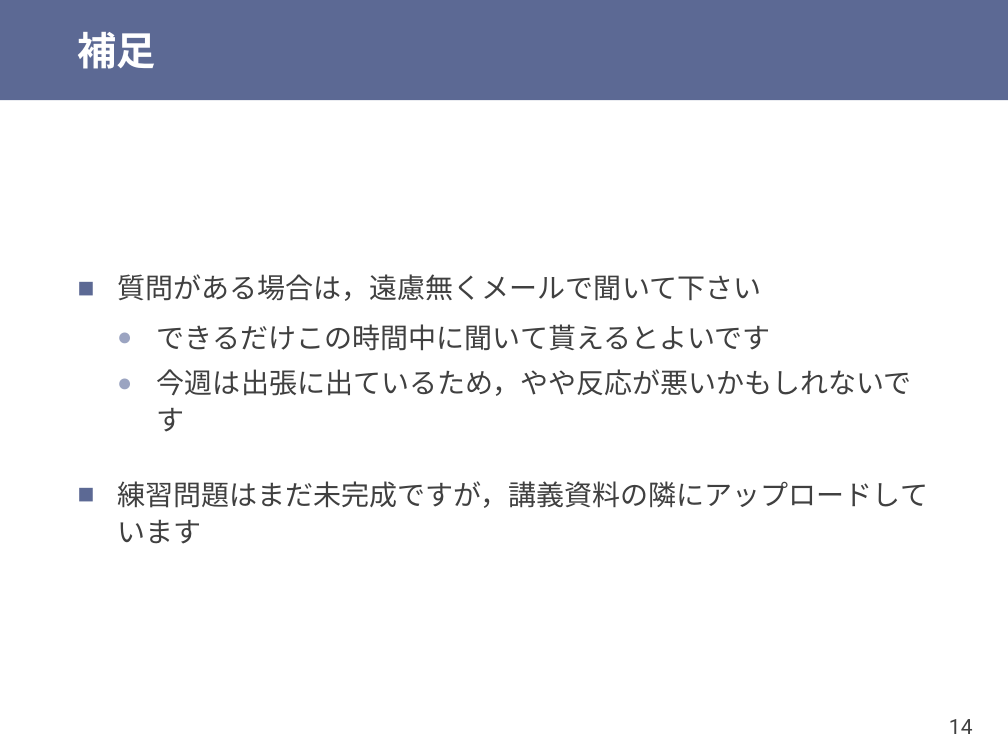
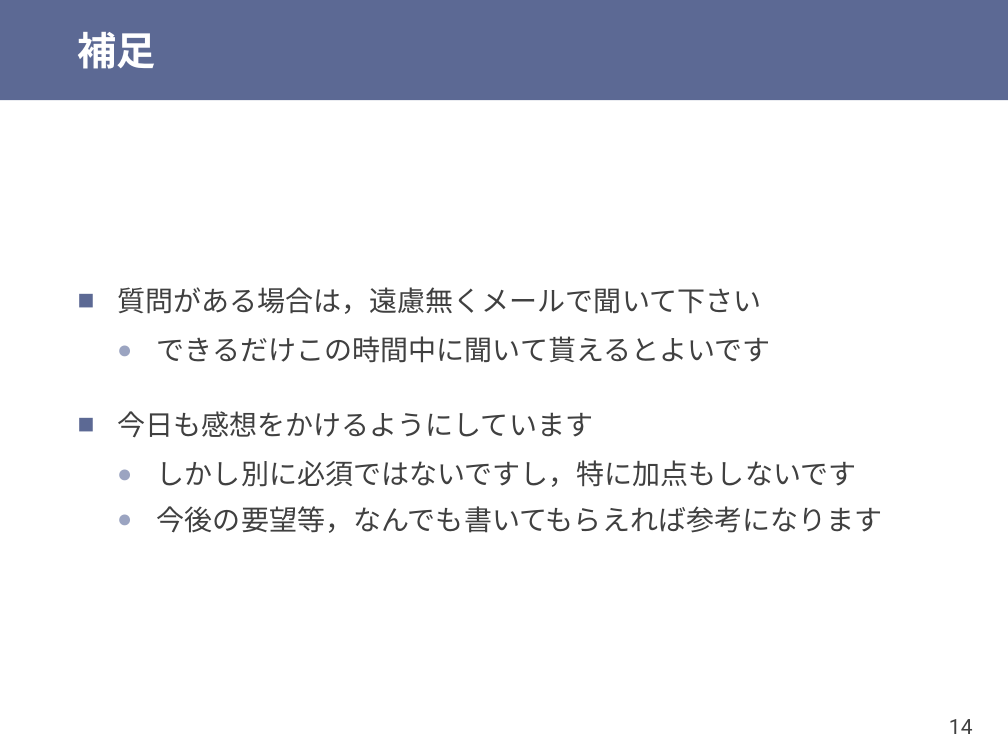
Before and after one commit to shioyadan/otya-computer-architecture-i, a slide deck: slide 14 of cai-shioya-12.pptx. Drawn at 1008x756 pixels with LibreOffice and Linux fonts; fonts in the diff are those of the drawing. Boxes give left, top, right and bottom in pixels: in the first picture for what was removed or moved away, otherwise in the second. Text is boxed around its words. In the diff, an @@ line names an element or a change of style, - is before the commit and + after.

```diff
--- a/cai-shioya-12.pptx
+++ b/cai-shioya-12.pptx
@@ text at [117,411,883,533]: text changed @@
-  ● 今週は出張に出ているため，やや反応が悪いかもしれないです
-■ 練習問題はまだ未完成ですが，講義資料の隣にアップロードしています
+■ 今日も感想をかけるようにしています
+  ● しかし別に必須ではないですし，特に加点もしないです
+  ● 今後の要望等，なんでも書いてもらえれば参考になります
```
Also in this commit, not shown: 21 other slides changed, 2 slides added, 15 slides removed, 1 other file.
